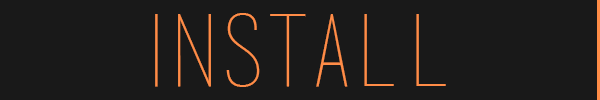
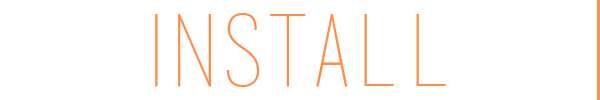
Before/after of a 600×100 layered artwork. What changed in the layer stack:
hid "Layer 1" over (0, 0, 597, 100)
